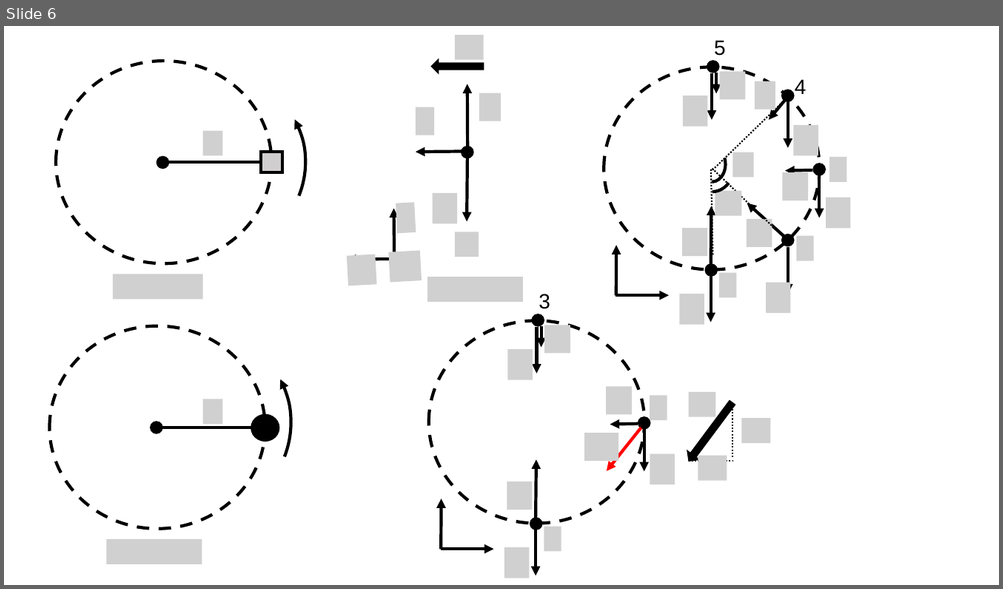
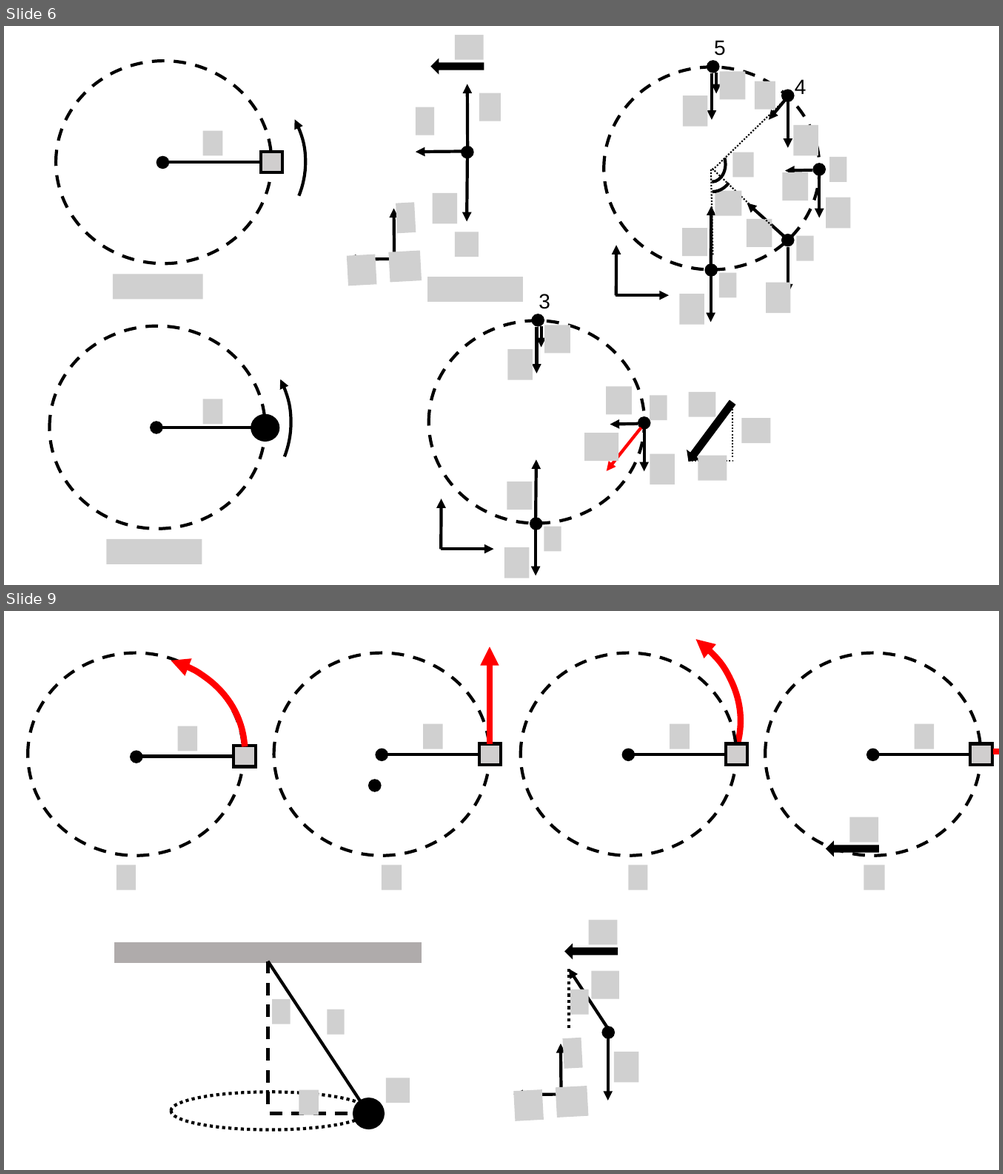
Before and after one commit to OSTP/PhysicsArtofModelling, a slide deck: tex/figures/ApplyingNewtonsLaws/Figures.pptx. Shown one above the other, each under a label of ours: slide 6 before the commit, slides 6 and 9 after it; the slides between them are not shown. The pictures are 1003x589 and 1003x1174 pixels, drawn with LibreOffice and Linux fonts; fonts in the diff are those of the drawing; grey boxes stand for pictures; background and template pictures are left out. Boxes give left, top, right and bottom in pixels: in the first picture for what was removed or moved away, otherwise in the second. Text is boxed around its words. In the diff, an @@ line names an element or a change of style, - is before the commit and + after.

```diff
--- a/tex/figures/ApplyingNewtonsLaws/Figures.pptx
+++ b/tex/figures/ApplyingNewtonsLaws/Figures.pptx
@@ slide 9 added at <box>4,611,999,1170</box>, background #FFFFFF @@
@@ ellipse added at <box>370,781,379,791</box>, fill #000000, outline #000000 3 pt @@
@@ picture added at <box>849,817,879,843</box> @@
@@ right arrow added at <box>828,845,877,854</box>, fill #000000, outline #000000 3 pt @@
@@ group added at <box>4,611,999,914</box>: 8 ellipses, 8 pictures, 4 lines, 4 rectangles, 2 arc (boxed as its full ellipse)s, 2 arrows @@
@@ group added at <box>116,945,421,1130</box>: 4 pictures, 3 lines, 2 ellipses, 1 rectangle @@
@@ group added at <box>514,920,638,1122</box>: 7 pictures, 4 arrows, 1 ellipse, 1 line, 1 right arrow @@
```
Also in this commit, not shown: 2 slides changed, 1 other slide added, 2 slides removed, 10 other files.
